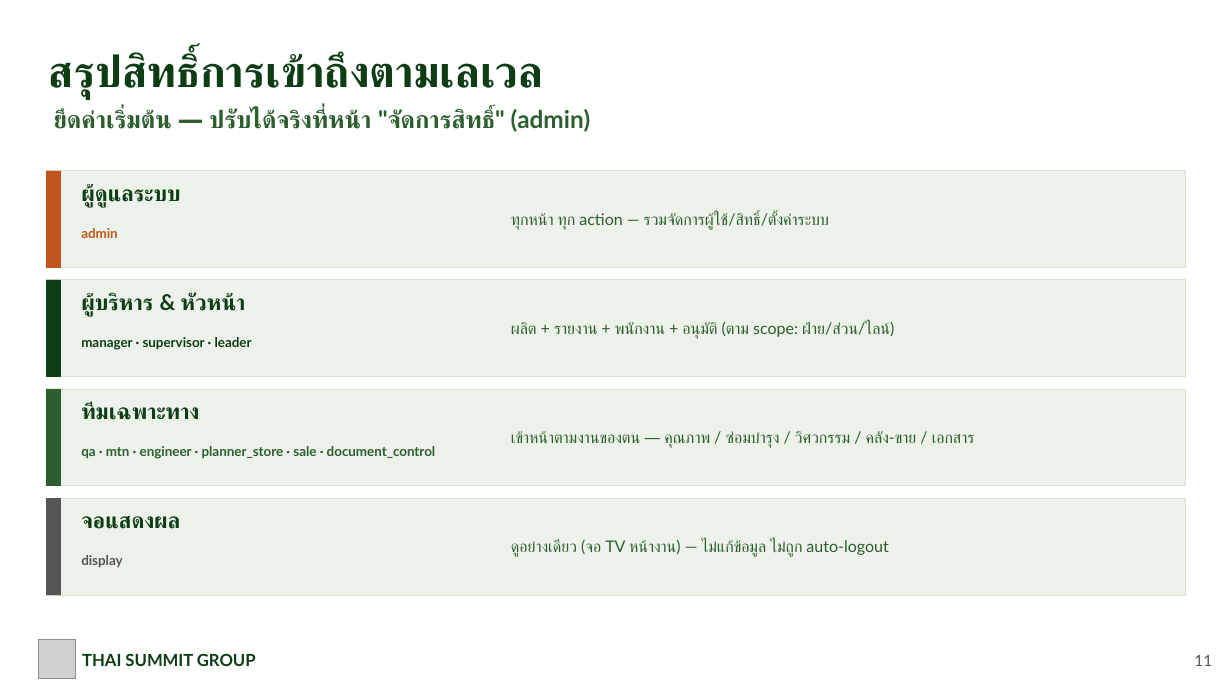
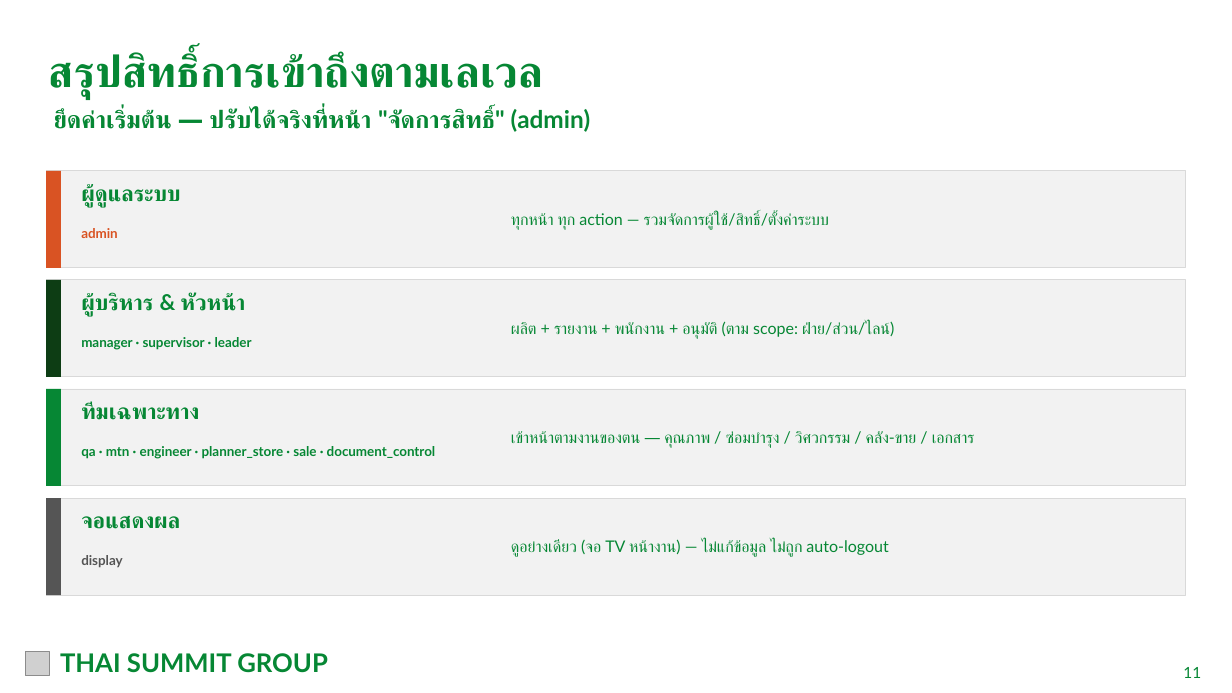
Before and after one commit to tsat4pd3-sketch/4Mmanagement, a slide deck: slide 14 of docs/ESM_Work_Instruction_TSG.pptx. Drawn at 1232x693 pixels with LibreOffice and Linux fonts; fonts in the diff are those of the drawing; grey boxes stand for pictures. Boxes give left, top, right and bottom in pixels: in the first picture for what was removed or moved away, otherwise in the second. Text is boxed around its words. In the diff, an @@ line names an element or a change of style, - is before the commit and + after.

```diff
--- a/docs/ESM_Work_Instruction_TSG.pptx
+++ b/docs/ESM_Work_Instruction_TSG.pptx
@@ rectangle at (46,171,61,268): fill #C0561E to #D95323 @@
@@ text "admin" at (81,228,118,238): text colour #C0561E to #D95323 @@
@@ rectangle at (46,389,61,486): fill #2C5F2D to #068734 @@
@@ fill #ECF1E9 to #F2F2F2; outline #D8E4D0 0.75 pt to #D9D9D9 0.75 pt in 4 elements at (46,171,1186,268), (46,280,1186,377), (46,389,1186,486), (46,498,1186,595) @@
@@ text colour #0D3D14 to #068734 in 6 elements at (49,53,543,99), (81,184,180,207), (81,292,245,316), (81,337,252,350), (81,401,199,420), (81,516,180,529) @@
@@ text colour #2C5F2D to #068734 in 6 elements at (54,109,591,132), (511,212,829,230), (511,321,894,339), (81,446,436,459), (511,431,975,448), (511,540,888,557) @@
@@ picture added at (25,652,49,676) @@
@@ picture removed at (39,640,76,678) @@
@@ text "THAI SUMMIT GROUP": place and size @@
-text "THAI SUMMIT GROUP" at (82,653,256,666)
+text "THAI SUMMIT GROUP" at (60,653,328,673)
@@ text "THAI SUMMIT GROUP" at (60,653,328,673): size 13 to 20 pt, text colour #0D3D14 to #068734 @@
@@ text "11": place and size @@
-text "11" at (1194,655,1212,666)
+text "11" at (1183,667,1201,678)
@@ text "11" at (1183,667,1201,678): text colour #555555 to #068734 @@
```
Also in this commit, not shown: 14 other slides changed, 21 other files.
